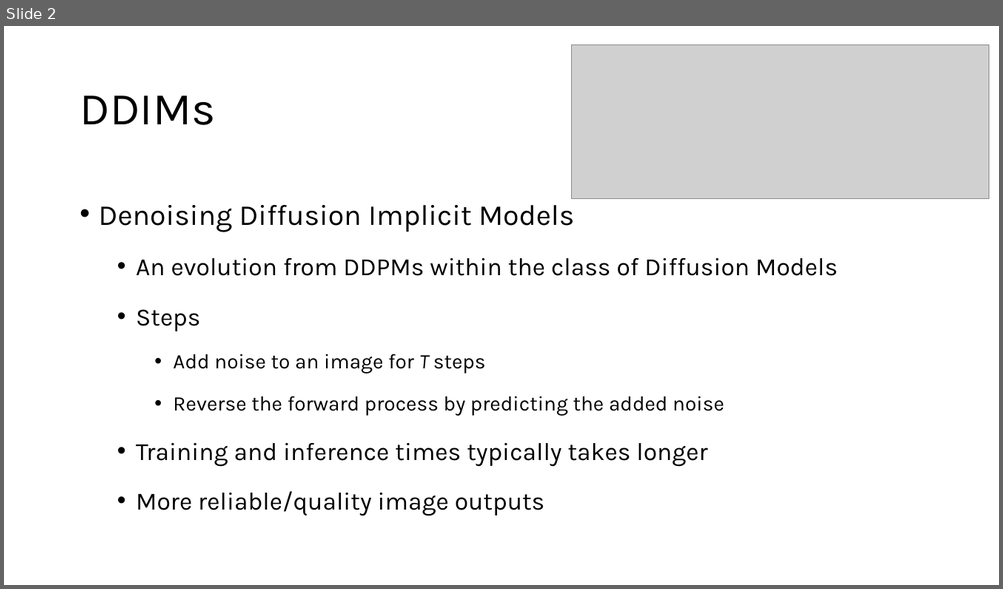
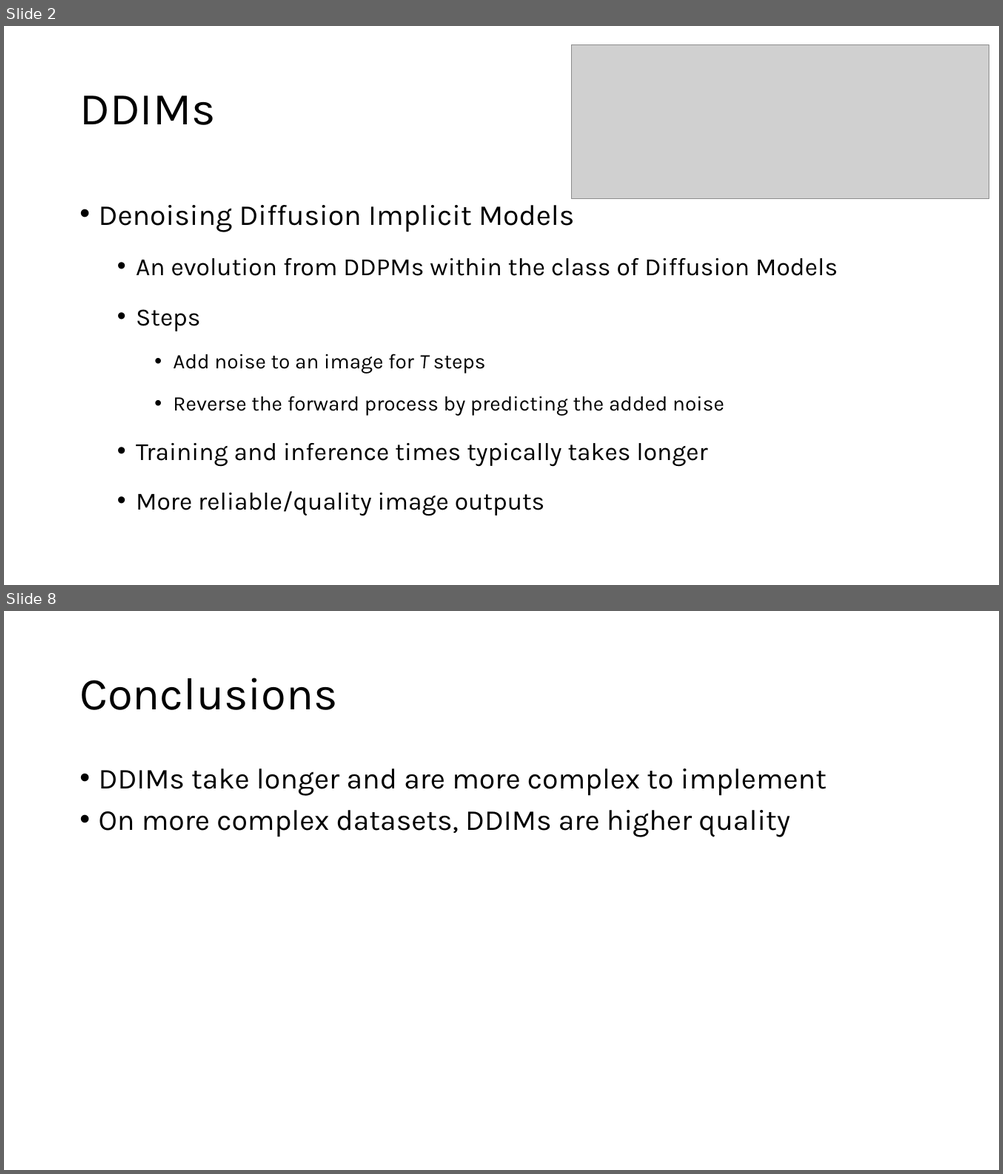
Before and after one commit to MMenser/DDIMvsGAN, a slide deck: Evaluating DDIMs in New Domains.pptx. Shown one above the other, each under a label of ours: slide 2 before the commit, slides 2 and 8 after it; the slides between them are not shown. The pictures are 1003x589 and 1003x1174 pixels, drawn with LibreOffice and Linux fonts; fonts in the diff are those of the drawing; grey boxes stand for pictures. Boxes give left, top, right and bottom in pixels: in the first picture for what was removed or moved away, otherwise in the second. Text is boxed around its words. In the diff, an @@ line names an element or a change of style, - is before the commit and + after.

```diff
--- a/Evaluating DDIMs in New Domains.pptx
+++ b/Evaluating DDIMs in New Domains.pptx
@@ slide 8 added at [4, 611, 999, 1170], background #FFFFFF @@
@@ title added at [79, 678, 338, 710], 44 pt, text #000000 @@
+Conclusions
@@ text added at [99, 769, 826, 837], 28 pt, text #000000 @@
+• DDIMs take longer and are more complex to implement
+• On more complex datasets, DDIMs are higher quality
```
Also in this commit, not shown: 5 other slides added, 2 slides removed.
